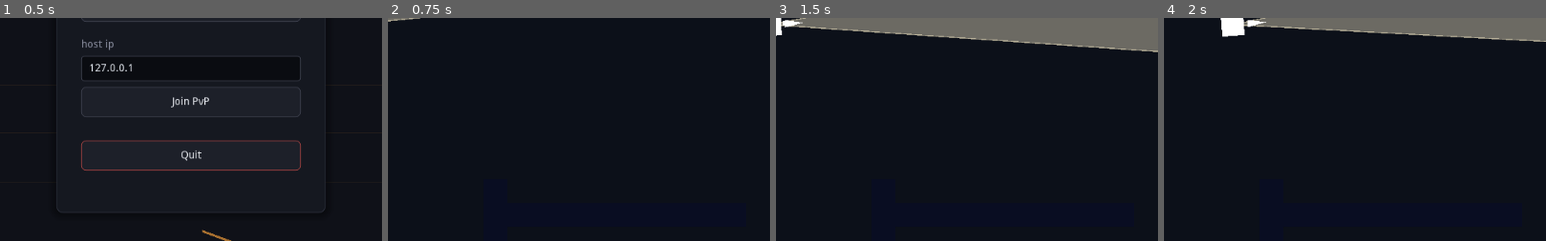
Above: before the commit, frames 1-4 (left to right).
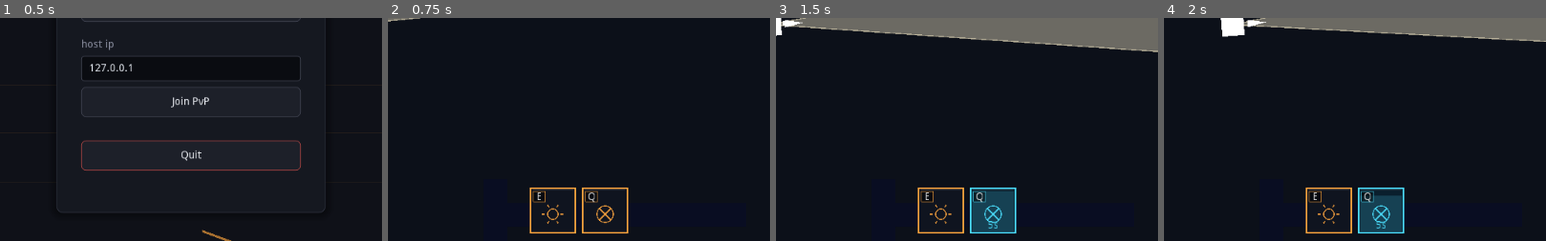
Above: after the commit, the same moments.

Repository: tvorj/topdownshooter
Game: Godot game, scene res://ui/MainMenu.tscn
Same seed, same stepped clock (60 frames per second), same inputs: the game is played once before the commit and once after it.
Inputs (mouse positions are % of the whole screen's width and height, from its top left):
- Up to frame 1 (0.5 s): no input
- Up to frame 2 (0.75 s): click "Single Player" at 0.5 s
- Up to frame 3 (1.5 s): tap Enter at 1.25 s; move the mouse to (72, 45) at 1.27 s; hold D (move_right) from 1.28 s (still down); hold Q from 1.28 s (still down); click (72, 45) at 1.42 s
- Up to frame 4 (2 s): keep holding D (move_right); keep holding Q
The pictures show only the part of the screen within x 25-75%, y 49-99%; the shares and areas given below are measured in that part.

Frame 1 is identical in both runs. In frame 2, 1.3% of the frame differs, in the area x 37-63%, y 76-97%; in frame 3, 3.1%; in frame 4, 2.9%.

Commit message:
added flash ablitiy

Diff:
--- a/entities/enemy/enemy.gd
+++ b/entities/enemy/enemy.gd
@@ -33,6 +33,10 @@
 var _strafe_dir = 1
 var _strafe_timer = 0.0
 var _alerted = false
+var is_blinded = false
+
+var _wander_dir = Vector2.ZERO
+var _wander_timer = 0.0
 
 var show_fov = false
 
@@ -58,12 +62,16 @@
 	shoot_timer -= delta
 	_strafe_timer -= delta
 
+	if is_blinded:
+		wander(delta)
+		return
 	if can_see_player():
+		_alerted = true
 		chase_and_attack(delta)
 	elif _alerted:
 		seek_player(delta)
 	else:
-		seek_player(delta)
+		wander(delta)
 
 
 func seek_player(delta):
@@ -143,6 +151,16 @@
 		shoot_at_player()
 		shoot_timer = shoot_cooldown
 
+func wander(delta):
+	_wander_timer -= delta
+	if _wander_timer <= 0.0 or get_slide_count() > 0:
+		_wander_timer = rand_range(1.2, 2.8)
+		var angle = rand_range(0.0, TAU)
+		_wander_dir = Vector2(cos(angle), sin(angle))
+	rotation = lerp_angle(rotation, _wander_dir.angle(), delta * 3.0)
+	move_and_slide(_wander_dir * search_speed * 0.55)
+
+
 func can_see_player() -> bool:
 	var to_player = player.global_position - global_position
 
--- a/entities/enemy/enemy.tscn
+++ b/entities/enemy/enemy.tscn
@@ -19,5 +19,5 @@
 color = Color( 0.95, 0.95, 0.95, 1 )
 polygon = PoolVector2Array( 20, -5, 45, 0, 20, 5 )
 
-[node name="CollisionShape2D" type="CollisionShape2D" parent="." groups=["enemy"]]
+[node name="CollisionShape2D" type="CollisionShape2D" parent="."]
 shape = SubResource( 1 )
--- a/entities/player/Player.gd
+++ b/entities/player/Player.gd
@@ -33,13 +33,22 @@
 var is_dead = false
 var _fov_points := PoolVector2Array()
 
-# --- Scan ability ---
+# --- Scan ability (E) ---
 const ABILITY_DURATION = 5.0
 const ABILITY_COOLDOWN = 10.0
 var ability_active = false
 var ability_timer = 0.0
 var ability_cooldown_timer = 0.0
 var _ability_key_was_pressed = false
+
+# --- Blind ability (Q) ---
+const ABILITY2_DURATION = 5.0
+const ABILITY2_COOLDOWN = 10.0
+var ability2_active = false
+var ability2_timer = 0.0
+var ability2_cooldown_timer = 0.0
+var _ability2_key_was_pressed = false
+var _ability2_saved = []
 
 # --- Stats ---
 var stats = {
@@ -136,6 +145,21 @@
 		ability_active = true
 		ability_timer = ABILITY_DURATION
 	_ability_key_was_pressed = e_now
+
+	if ability2_active:
+		ability2_timer -= delta
+		if ability2_timer <= 0.0:
+			ability2_active = false
+			ability2_cooldown_timer = ABILITY2_COOLDOWN
+			_ability2_restore()
+	elif ability2_cooldown_timer > 0.0:
+		ability2_cooldown_timer -= delta
+	var q_now = Input.is_key_pressed(KEY_Q)
+	if q_now and not _ability2_key_was_pressed and not ability2_active and ability2_cooldown_timer <= 0.0:
+		ability2_active = true
+		ability2_timer = ABILITY2_DURATION
+		_ability2_apply()
+	_ability2_key_was_pressed = q_now
 
 	_update_fov_polygon()
 	update()
@@ -481,12 +505,59 @@
 		return
 
 	is_dead = true
+	if ability2_active:
+		ability2_active = false
+		_ability2_restore()
 
 	var world = get_parent()
 	if world and world.has_method("on_player_died"):
 		world.on_player_died(self)
 
 	set_physics_process(false)
+
+
+# --- Blind ability helpers ---
+
+func _ability2_apply():
+	_ability2_saved = []
+	for t in get_tree().get_nodes_in_group("enemy"):
+		if t.get("vision_angle") == null:
+			continue
+		_ability2_saved.append({
+			"node": t,
+			"vision_angle": t.vision_angle,
+			"vision_distance": t.vision_distance,
+			"is_blinded": true,
+		})
+		t.vision_angle = int(t.vision_angle * 0.35)
+		t.vision_distance = 80
+		t.is_blinded = true
+	for p in get_tree().get_nodes_in_group("player"):
+		if p == self:
+			continue
+		_ability2_saved.append({
+			"node": p,
+			"vision_angle": p.vision_angle,
+			"vision_distance": p.vision_distance,
+			"infinite_vision": p.infinite_vision,
+		})
+		p.vision_angle = int(p.vision_angle * 0.35)
+		p.vision_distance = int(p.vision_distance * 0.15)
+		p.infinite_vision = false
+
+
+func _ability2_restore():
+	for entry in _ability2_saved:
+		var t = entry.node
+		if not is_instance_valid(t):
+			continue
+		t.vision_angle = entry.vision_angle
+		t.vision_distance = entry.vision_distance
+		if entry.has("infinite_vision"):
+			t.infinite_vision = entry.infinite_vision
+		if entry.has("is_blinded"):
+			t.is_blinded = false
+	_ability2_saved = []
 
 
 # --- Vision / FOV ---
--- /dev/null
+++ b/ui/AbilityBar.gd
@@ -0,0 +1,104 @@
+extends Control
+
+const COLOR_ACCENT = Color(1.0, 0.65, 0.243)
+const COLOR_ACTIVE = Color(0.3, 0.88, 1.0)
+const COLOR_COOLDOWN = Color(0.2, 0.22, 0.3)
+
+const SLOT = 60.0
+const GAP = 10.0
+
+var player = null
+
+func _ready():
+	mouse_filter = MOUSE_FILTER_IGNORE
+
+func _process(_delta):
+	if player == null or not is_instance_valid(player):
+		for p in get_tree().get_nodes_in_group("player"):
+			if not GameState.is_pvp() or p.is_network_master():
+				player = p
+				break
+	update()
+
+func _draw():
+	if player == null or not is_instance_valid(player):
+		return
+	_draw_slot(Vector2.ZERO, "E", false,
+		player.ability_active, player.ability_timer, player.ABILITY_DURATION,
+		player.ability_cooldown_timer, player.ABILITY_COOLDOWN)
+	_draw_slot(Vector2(SLOT + GAP, 0), "Q", true,
+		player.ability2_active, player.ability2_timer, player.ABILITY2_DURATION,
+		player.ability2_cooldown_timer, player.ABILITY2_COOLDOWN)
+
+
+func _draw_slot(pos, key, is_blind, is_active, timer, duration, cooldown, max_cooldown):
+	var on_cd = cooldown > 0.0
+	var s = SLOT
+	var cx = pos.x + s * 0.5
+	var cy = pos.y + s * 0.5
+
+	var accent: Color
+	if is_active:   accent = COLOR_ACTIVE
+	elif on_cd:     accent = COLOR_COOLDOWN
+	else:           accent = COLOR_ACCENT
+
+	# Background
+	var bg: Color
+	if is_active:   bg = Color(0.04, 0.12, 0.18, 0.96)
+	elif on_cd:     bg = Color(0.04, 0.05, 0.07, 0.95)
+	else:           bg = Color(0.06, 0.08, 0.12, 0.93)
+	draw_rect(Rect2(pos, Vector2(s, s)), bg)
+
+	# Fill bar rising from bottom (time remaining)
+	if is_active:
+		var ratio = clamp(timer / duration, 0.0, 1.0)
+		var fh = (s - 4.0) * ratio
+		draw_rect(Rect2(pos + Vector2(2, s - 2 - fh), Vector2(s - 4, fh)), Color(0.3, 0.88, 1.0, 0.18))
+	elif on_cd:
+		var ratio = clamp(cooldown / max_cooldown, 0.0, 1.0)
+		var fh = (s - 4.0) * ratio
+		draw_rect(Rect2(pos + Vector2(2, s - 2 - fh), Vector2(s - 4, fh)), Color(0.22, 0.24, 0.34, 0.35))
+
+	# Border
+	draw_rect(Rect2(pos, Vector2(s, s)), accent, false, 2.0)
+	if is_active:
+		draw_rect(Rect2(pos + Vector2(1, 1), Vector2(s - 2, s - 2)), Color(0.3, 0.88, 1.0, 0.08), false, 1.0)
+
+	# Gloss top strip
+	draw_line(pos + Vector2(3, 2), pos + Vector2(s - 3, 2), Color(1, 1, 1, 0.07), 2.0)
+
+	# Key badge (top-left corner)
+	var badge = Rect2(pos + Vector2(4, 4), Vector2(16, 14))
+	draw_rect(badge, Color(0, 0, 0, 0.5))
+	draw_rect(badge, accent * Color(1, 1, 1, 0.65), false, 1.0)
+	var font = get_font("font", "Label")
+	var ks = font.get_string_size(key)
+	var key_col = Color(0.5, 0.53, 0.62) if on_cd and not is_active else Color(1, 1, 1, 0.92)
+	draw_string(font, pos + Vector2(4 + (16 - ks.x) * 0.5, 16), key, key_col)
+
+	# Ability symbol (center, shifted down a bit from key badge)
+	var sym_y = cy + 5.0
+	var sym_alpha = 0.45 if on_cd else 0.82
+	var sym_col = Color(accent.r, accent.g, accent.b, sym_alpha)
+
+	if is_blind:
+		# Q — crossed circle (blind)
+		draw_arc(Vector2(cx, sym_y), 11.0, 0, TAU, 22, sym_col, 1.5)
+		draw_line(Vector2(cx - 8, sym_y - 8), Vector2(cx + 8, sym_y + 8), sym_col, 1.5)
+		draw_line(Vector2(cx + 8, sym_y - 8), Vector2(cx - 8, sym_y + 8), sym_col, 1.5)
+	else:
+		# E — circle with radiating lines (scan)
+		draw_arc(Vector2(cx, sym_y), 7.0, 0, TAU, 20, sym_col, 1.5)
+		for i in range(6):
+			var a = i * TAU / 6.0
+			var r0 = Vector2(cx + cos(a) * 10.5, sym_y + sin(a) * 10.5)
+			var r1 = Vector2(cx + cos(a) * 14.5, sym_y + sin(a) * 14.5)
+			draw_line(r0, r1, sym_col, 1.5)
+
+	# Countdown text (bottom of slot)
+	if is_active or on_cd:
+		var t_val = timer if is_active else cooldown
+		var t_str = str(int(ceil(t_val))) + "s"
+		var ts = font.get_string_size(t_str)
+		var t_col = COLOR_ACTIVE if is_active else Color(0.4, 0.43, 0.52, 0.9)
+		draw_string(font, pos + Vector2((s - ts.x) * 0.5, s - 6), t_str, t_col)
--- a/world/World.tscn
+++ b/world/World.tscn
@@ -8,6 +8,7 @@
 [ext_resource path="res://pickups/health/HealthPickup.tscn" type="PackedScene" id=8]
 [ext_resource path="res://pickups/armor/ArmorSpawner.gd" type="Script" id=9]
 [ext_resource path="res://pickups/armor/ArmorPickup.tscn" type="PackedScene" id=10]
+[ext_resource path="res://ui/AbilityBar.gd" type="Script" id=11]
 
 [sub_resource type="ConvexPolygonShape2D" id=3]
 points = PoolVector2Array( 0, 0, 32, 0, 32, 32, 0, 32 )
@@ -281,6 +282,18 @@
 custom_colors/font_color = Color( 0.95, 0.96, 0.98, 1 )
 text = "6 / 24"
 
+[node name="AbilityBar" type="Control" parent="UI"]
+anchor_left = 0.5
+anchor_top = 1.0
+anchor_right = 0.5
+anchor_bottom = 1.0
+margin_left = -65.0
+margin_top = -80.0
+margin_right = 65.0
+margin_bottom = -20.0
+mouse_filter = 2
+script = ExtResource( 11 )
+
 [node name="GameOverScreen" type="Control" parent="UI"]
 visible = false
 anchor_right = 1.0
Not shown: 1 places in world/World.tscn that only renumber resources
